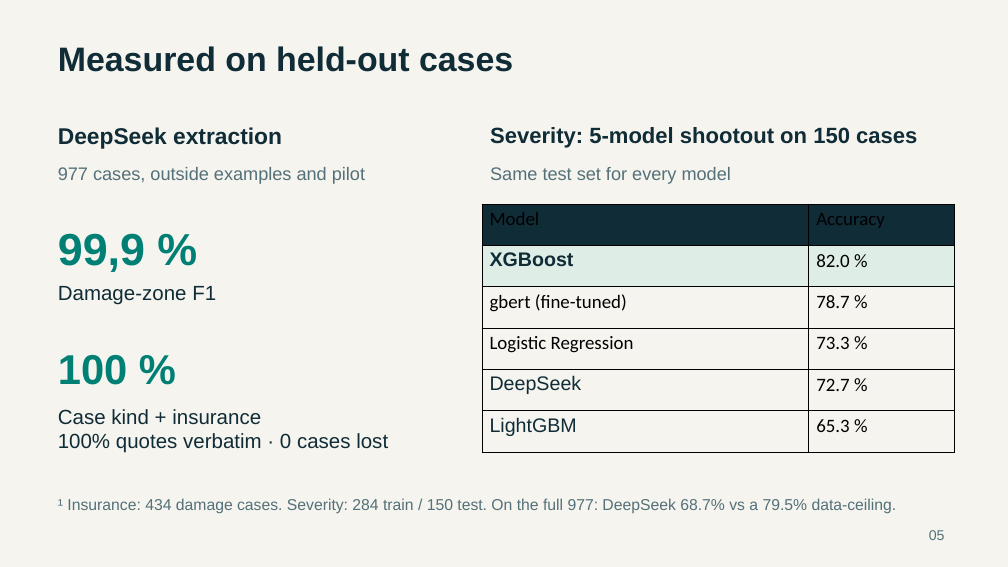
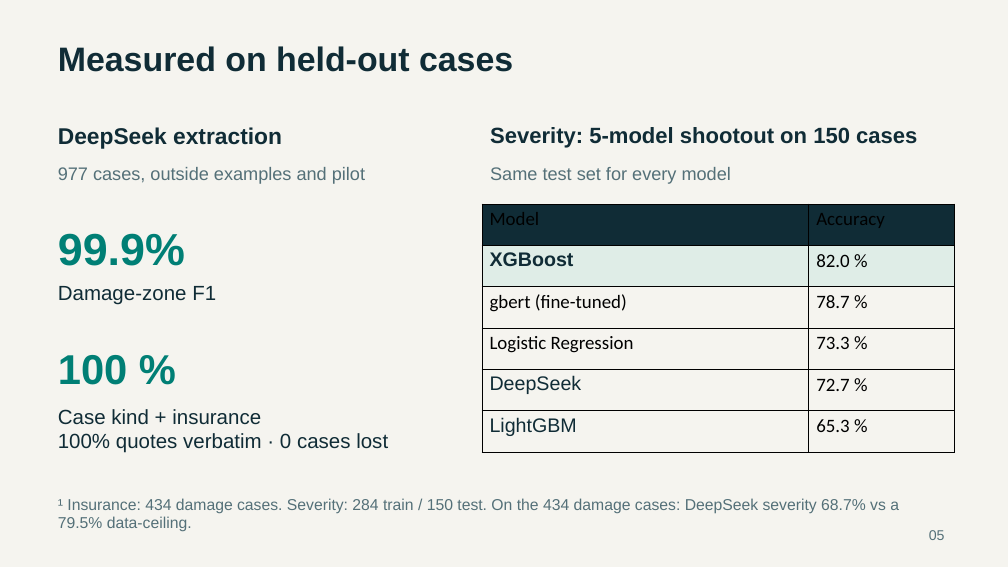
Before and after one commit to fruitsamurai97/wolf-day-damage, a slide deck: slide 5 of Data/Damage_Intelligence_EN_v2.pptx. Drawn at 1008x567 pixels with LibreOffice and Linux fonts; fonts in the diff are those of the drawing. Boxes give left, top, right and bottom in pixels: in the first picture for what was removed or moved away, otherwise in the second. Text is boxed around its words. In the diff, an @@ line names an element or a change of style, - is before the commit and + after.

```diff
--- a/Data/Damage_Intelligence_EN_v2.pptx
+++ b/Data/Damage_Intelligence_EN_v2.pptx
@@ text at [58,233,185,266]: text changed @@
-99,9 %
+99.9%
@@ text at [58,498,899,531]: text changed @@
-¹ Insurance: 434 damage cases. Severity: 284 train / 150 test. On the full 977: DeepSeek 68.7% vs a 79.5% data-ceiling.
+¹ Insurance: 434 damage cases. Severity: 284 train / 150 test. On the 434 damage cases: DeepSeek severity 68.7% vs a 79.5% data-ceiling.
```
Also in this commit, not shown: 7 other files.
